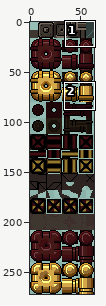
Two states of a sprite sheet, bin-debug/assets/tiles_cosmetic_front.png. The first picture is a wide view before the edit; the outline marks the close-up.
Close-up. As it was:
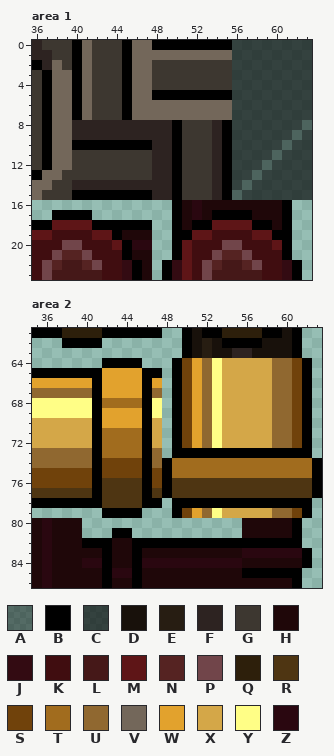
The file is 64x272 pixels. Colours within 5 levels of each other are drawn and written as one. Shown: area 1: x 36..63, y 0..23; area 2: x 35..63, y 61..86.
Palette (. is transparent): A #00000070  B #000000  C #020202a8  D #18110b  E #271d12  F #2d2321  G #3d3730  H #1f0709  J #330b12  K #400d10  L #451818  M #5e1517  N #552322  P #71454a  Q #2d1f0b  R #4e3512  S #70420b  T #a16c1e  U #906830  V #73675a  W #e2a22d  X #d4a748  Y #fffe86  Z #2a0710
Pixels before, area 1, first column x 36:
 0 FGGGBVGGGBVVBBBBBBBBCCCCCCCC
 1 FFGGBVGGGBVVVVVVVVVVCCCCCCCC
 2 BFVGBVGGGBVVGGGGGGGGCCCCCCCC
 3 GBVVBVGGGBVVGGGGGGGGCCCCCCCC
 4 GBVVBVGGGBVVGGGGGGGGCCCCCCCC
 5 GBVVBVGGGBVVBBBBBBBBCCCCCCCC
 6 GBVVBVGGGBVVVVVVVVVVCCCCCCCC
 7 GBVVBVGGGBVVVVVVVVVVCCCCCCCC
 8 GBVVFFFFFFFFFFBGGGFBCCCCCCCA
 9 GBVVFFFFFFFFFFBGGGFBCCCCCCAC
10 GBVVBBBBBBBBFFBGGGFBCCCCCACC
11 GBVVGGGGGGGGFFBGGGFBCCCCACCC
12 GBVVGGGGGGGGFFBGGGFBCCCACCCC
13 BVVGGGGGGGGGFFBGGGFBCCACCCCC
14 VVGGFFFFFFFFFFBGGGFBCACCCCCC
15 VGGGBBBBBBBBFFBGGGFBACCCCCCC
16 ..............BHZHHHHHHHHB..
17 ..BBBB........BHZHBBBBHHHB..
18 BBMMMMBBBBBB..BHBBMMMMBBHB..
19 MMKKKKMMBHHH..BBMMKKKKMMBB..
20 KKKPPKKKMBZZ..BMKKKPPKKKMB..
21 KKPNNPKKKBHH..BMKKPNNPKKKB..
22 KPNLLNPKKJBH.BJMKPNLLNPKKJB.
23 KPLLLLLKKJBH.BJMKPLLLLLKKJB.
Pixels before, area 2, first column x 35:
61 BBBQQQQBBBBBB..BDBBQQQQBBDB..
62 ...BBBB........BDEDBBBBDDDB..
63 ...............BDEDDFFDDDDB..
64 .......BBBB...BSWUYXXXXXUUSB.
65 BBBBBBBWWWWBB.BSWUYXXXXXUUSB.
66 WWWWWWBWWWWBW.BSWUYXXXXXUUSB.
67 UUUUUUBWWWWBU.BSWUYXXXXXUUSB.
68 YYYYYYBTTTTBY.BSWUYXXXXXUUSB.
69 YYYYYYBWWWWBY.BSWUYXXXXXUUSB.
70 XXXXXXBWWWWBX.BSWUYXXXXXUUSB.
71 XXXXXXBTTTTBX.BSWUYXXXXXUUSB.
72 XXXXXXBTTTTBX.BSWUYXXXXXUUSB.
73 UUUUUUBTTTTBU.BBBBBBBBBBBBBB.
74 UUUUUUBSSSSBUBTTTTTTTTTTTTTTB
75 SSSSSSBSSSSBSBTTTTTTTTTTTTTTB
76 SSSSSSBRRRRBSBRRRRRRRRRRRRRRB
77 RRRRRRBRRRRBRBRRRRRRRRRRRRRRB
78 BBBBBBBRRRRBB.BBBBBBBBBBBBBB.
79 .......BBBB...BSWUYXXXXXUUSB.
80 HZHHH................HHHHHB..
81 HZHHH...BB...........HHHHHB..
82 HZHHHBBBHHBBBBBBBBBBBBBBBBB..
83 HZHHHHHBHHBHHHHHHHHHHZZZZZZB.
84 HZHHHZZBHHBZZZZZZZZZZHHHHHHB.
85 HZHHHHHBZZBHHHHHHHHHHBBBBBB..
86 HZHHHHHBHHBHHHHHHHHHHHHHHHB..
The result:
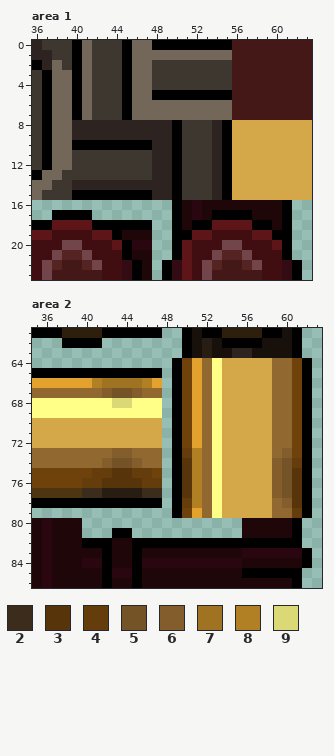
Colours new in this view: 2 #3c2c1b  3 #58340a  4 #653c0b  5 #745327  6 #835e2c  7 #9f7321  8 #b18025  9 #dbd975
What changed:
Area 1:
y 0..7: x 56..63 CCCCCCCC -> LLLLLLLL
y 8: x 56..63 CCCCCCCA -> XXXXXXXX
y 9: x 56..63 CCCCCCAC -> XXXXXXXX
y 10: x 56..63 CCCCCACC -> XXXXXXXX
y 11: x 56..63 CCCCACCC -> XXXXXXXX
y 12: x 56..63 CCCACCCC -> XXXXXXXX
y 13: x 56..63 CCACCCCC -> XXXXXXXX
y 14: x 56..63 CACCCCCC -> XXXXXXXX
y 15: x 56..63 ACCCCCCC -> XXXXXXXX
Area 2:
y 64: x 42..45 BBBB -> ....
y 65: x 42..45 WWWW -> BBBB
y 66: x 41..46 BWWWWB -> 877778
y 67: x 41..46 BWWWWB -> U6556U
y 68: x 41..46 BTTTTB -> YY99YY
y 69: x 41..46 BWWWWB -> YYYYYY
y 70: x 41..46 BWWWWB -> XXXXXX
y 71..72: x 41..46 BTTTTB -> XXXXXX
y 73: x 41..46 BTTTTB -> UU66UU; x 50..61 BBBBBBBBBBBB -> 48UYXXXXXU6S
y 74: x 41..46 BSSSSB -> U6556U; x 48..63 BTTTTTTTTTTTTTTB -> .B38UYXXXXX654B.
y 75: x 41..46 BSSSSB -> 443344; x 48..63 BTTTTTTTTTTTTTTB -> .B38UYXXXXX653B.
y 76: x 40..63 SBRRRRBSBRRRRRRRRRRRRRRB -> 44333344.B38UYXXXXX653B.
y 77: x 40..63 RBRRRRBRBRRRRRRRRRRRRRRB -> 22EEEE22.B38UYXXXXX653B.
y 78: x 42..45 RRRR -> BBBB; x 50..61 BBBBBBBBBBBB -> 48UYXXXXXU63
y 79: x 42..45 BBBB -> ....; x 61 S -> 4
